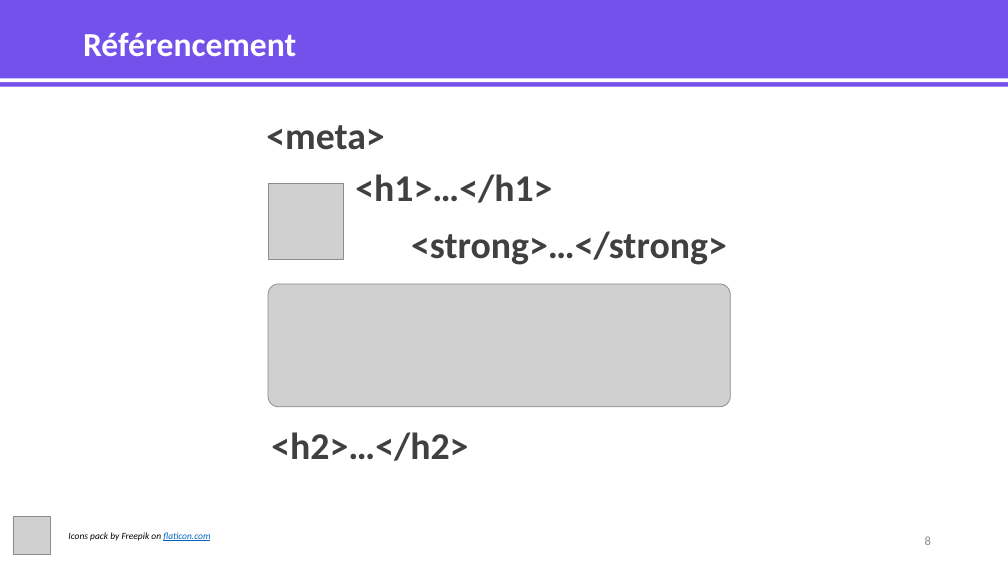
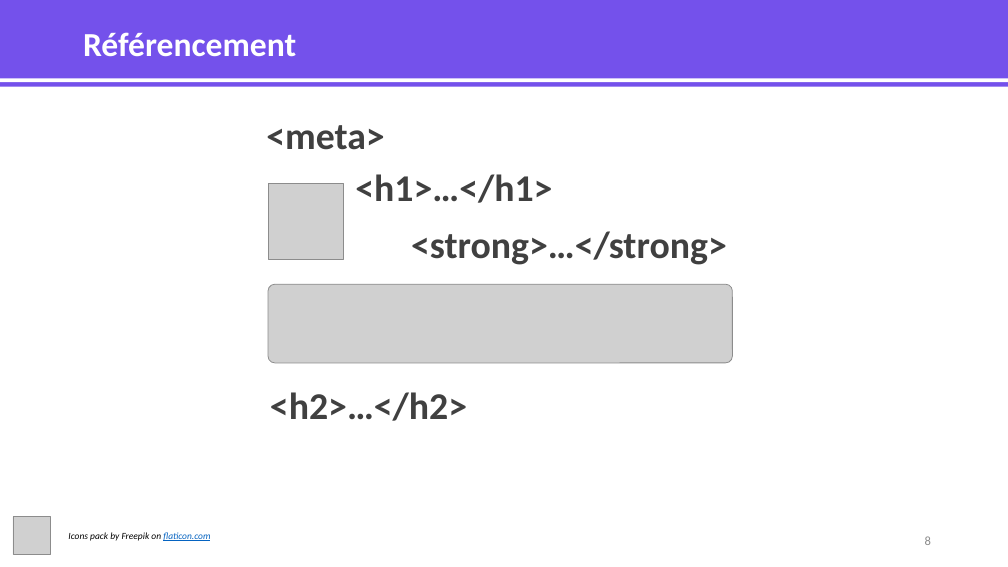
Before and after one commit to MrGyo/Animations-OhMyFood, a slide deck: slide 8 of soutenance/SOUTENANCE_P3_WEBDEV_20200308.pptx. Drawn at 1008x567 pixels with LibreOffice and Linux fonts; fonts in the diff are those of the drawing; grey boxes stand for pictures. Boxes give left, top, right and bottom in pixels: in the first picture for what was removed or moved away, otherwise in the second. Text is boxed around its words. In the diff, an @@ line names an element or a change of style, - is before the commit and + after.

```diff
--- a/soutenance/SOUTENANCE_P3_WEBDEV_20200308.pptx
+++ b/soutenance/SOUTENANCE_P3_WEBDEV_20200308.pptx
@@ picture: place and size @@
-picture at <box>268,284,730,408</box>
+picture at <box>268,284,733,363</box>
@@ text "<h2>…</h2>": place and size @@
-text "<h2>…</h2>" at <box>271,432,468,461</box>
+text "<h2>…</h2>" at <box>270,392,467,421</box>
```
Also in this commit, not shown: 2 other slides changed, 6 other files.
